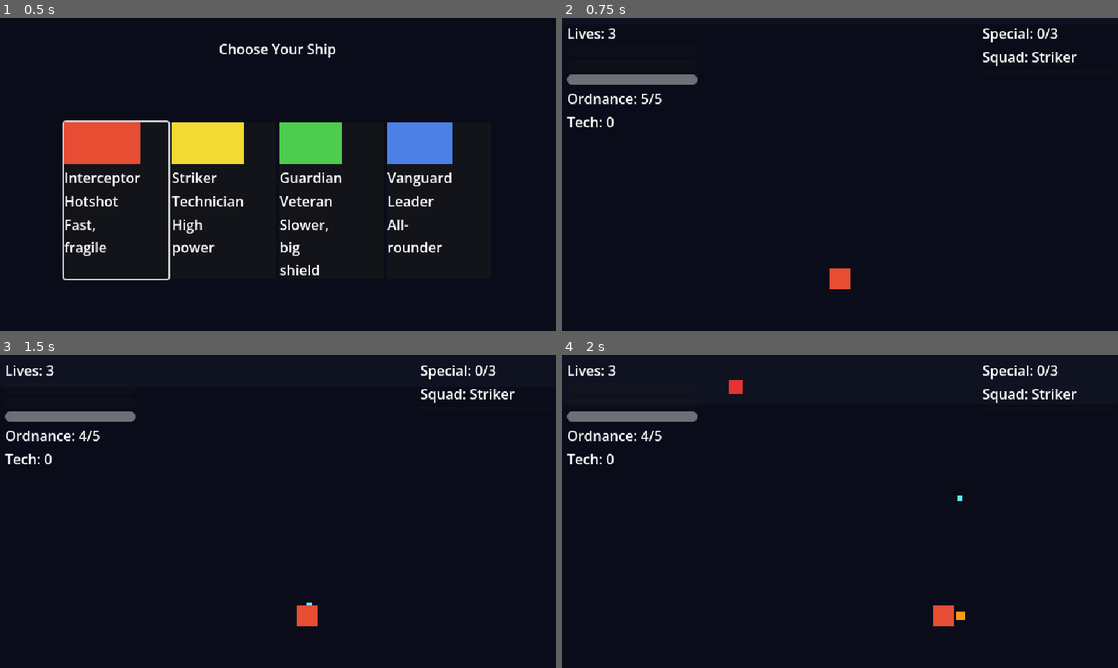
Above: before the commit, frames 1-4 (two rows, left to right).
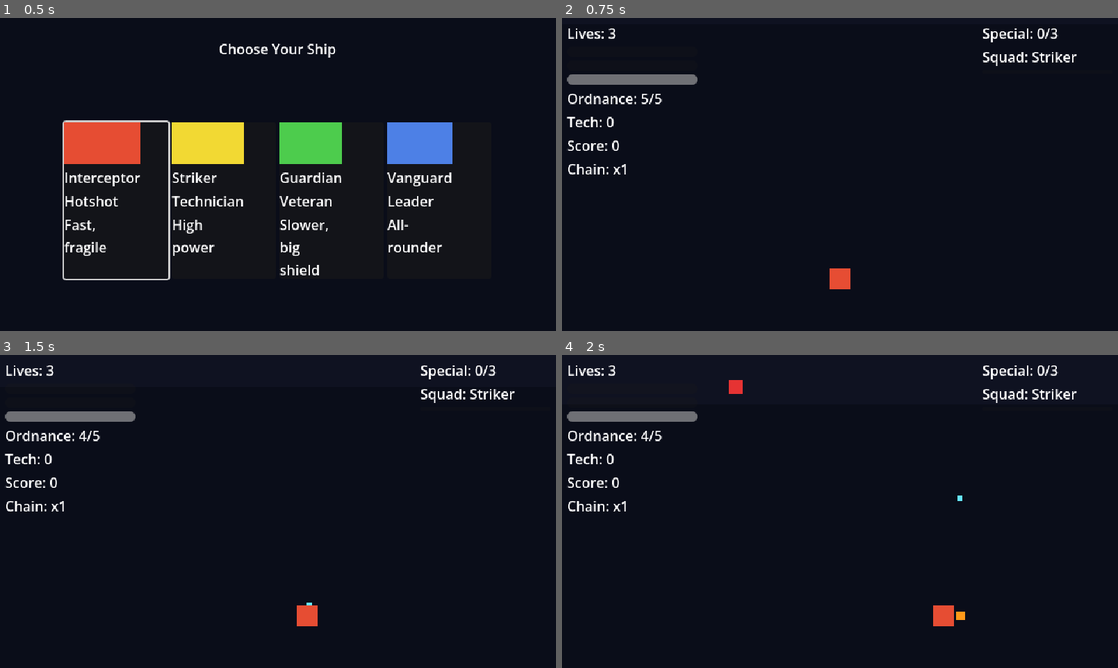
Above: after the commit, the same moments.

Repository: Funfetsunk/terra-intercept
Game: Godot game, scene res://scenes/menus/ship_select.tscn
The game is run twice, just before and just after one commit, with the same random seed, the same clock (stepped at 60 frames per second) and the same inputs.
Inputs (mouse positions are in pixels of both pictures, inside the frame that each line leads up to):
- Up to frame 1 (0.5 s): no input
- Up to frame 2 (0.75 s): click (678, 199) at 0.5 s
- Up to frame 3 (1.5 s): tap Enter (ui_accept) at 1.25 s; move the mouse to (400, 495) at 1.27 s; hold D (p1_move_right) from 1.28 s (still down); hold Space (p1_ordnance) from 1.28 s (still down); click (400, 495) at 1.42 s
- Up to frame 4 (2 s): keep holding D (p1_move_right); keep holding Space (p1_ordnance); tap Enter (ui_accept) at 1.52 s

Frame 1 is identical in both runs. In frame 2, 0.3% of the frame differs, in the area x 0-12%, y 39-50%; in frame 3, 0.3%; in frame 4, 0.3%.

Commit message:
Add score, kill-chain multiplier, and mission results screen
EnemyBase._die() now calls GameState.register_kill(data.score_value),
scaled by the current chain multiplier, mirroring the direct-call
pattern already used for tech drops. Chain climbs by 1 per kill
(capped at 5x) and resets to 1x the instant the player takes any
shield or hull hit (PlayerShip.take_hit()).

Boss._die() overrides the base to also call GameState.complete_mission()
after the normal death handling -- the boss is the vertical slice's
only "mission complete" signal for now. complete_mission() reads the
player's current hull/shield fraction and remaining lives to compute
completion/lives/hull/shield bonuses, derives a letter grade from the
total, and stashes it all in GameState.last_mission_results before
emitting mission_completed.

vertical_slice.gd listens for that signal and swaps to the new
results_screen.tscn, which reads last_mission_results the same way
ship_select.tscn already reads GameState.selected_ship. Its Continue
button reuses the p1_ordnance gamepad-confirm fix from ship_select.gd,
same reasoning: ui_accept alone isn't proven to fire from real
hardware. HUD gained live Score/Chain labels.

Not built: a persistent high-score table (needs milestone 3's
SaveManager) and a results/game-over flow for running out of lives
(design's "restart or return to hangar" choice) -- neither is in this
system's milestone text.

Co-Authored-By: Claude Sonnet 5 <noreply@anthropic.com>
Claude-Session: https://claude.ai/code/session_01Nh3aPMJzmkSArqwMqRdZHh

Diff:
--- a/scenes/bosses/boss.gd
+++ b/scenes/bosses/boss.gd
@@ -18,3 +18,7 @@
 		if _current_pattern != null:
 			_rng.seed = _current_pattern.rng_seed
 	return was_kill
+
+func _die() -> void:
+	super._die()
+	get_node("/root/GameState").complete_mission()
--- a/scenes/hud/hud.gd
+++ b/scenes/hud/hud.gd
@@ -9,6 +9,8 @@
 @onready var _squad_label: Label = $HUDRoot/RightPanel/SquadLabel
 @onready var _ordnance_label: Label = $HUDRoot/LeftPanel/OrdnanceLabel
 @onready var _tech_label: Label = $HUDRoot/LeftPanel/TechLabel
+@onready var _score_label: Label = $HUDRoot/LeftPanel/ScoreLabel
+@onready var _chain_label: Label = $HUDRoot/LeftPanel/ChainLabel
 
 var _game_state: Node = null
 
@@ -27,8 +29,12 @@
 	_game_state = get_node("/root/GameState")
 	_game_state.life_lost.connect(_on_life_lost)
 	_game_state.tech_changed.connect(_on_tech_changed)
+	_game_state.score_changed.connect(_on_score_changed)
+	_game_state.kill_chain_changed.connect(_on_kill_chain_changed)
 	_lives_label.text = "Lives: %d" % _game_state.lives_remaining
 	_tech_label.text = "Tech: %d" % _game_state.mission_tech
+	_score_label.text = "Score: %d" % _game_state.score
+	_chain_label.text = "Chain: x%d" % _game_state.kill_chain
 
 func _on_shield_changed(current: float, max_value: float) -> void:
 	_shield_bar.max_value = max_value
@@ -61,3 +67,9 @@
 
 func _on_tech_changed(current: int) -> void:
 	_tech_label.text = "Tech: %d" % current
+
+func _on_score_changed(current: int) -> void:
+	_score_label.text = "Score: %d" % current
+
+func _on_kill_chain_changed(multiplier: int) -> void:
+	_chain_label.text = "Chain: x%d" % multiplier
--- a/scenes/hud/hud.tscn
+++ b/scenes/hud/hud.tscn
@@ -46,6 +46,14 @@
 layout_mode = 2
 text = "Tech: 0"
 
+[node name="ScoreLabel" type="Label" parent="HUDRoot/LeftPanel" unique_id=2039780289]
+layout_mode = 2
+text = "Score: 0"
+
+[node name="ChainLabel" type="Label" parent="HUDRoot/LeftPanel" unique_id=1441619416]
+layout_mode = 2
+text = "Chain: x1"
+
 [node name="RightPanel" type="VBoxContainer" parent="HUDRoot" unique_id=83778539]
 layout_mode = 0
 offset_left = 484.0
--- a/scenes/levels/vertical_slice.gd
+++ b/scenes/levels/vertical_slice.gd
@@ -4,5 +4,10 @@
 @onready var _hud: CanvasLayer = $HUD
 
 func _ready() -> void:
-	get_node("/root/GameState").start_new_run()
+	var game_state: Node = get_node("/root/GameState")
+	game_state.start_new_run()
+	game_state.mission_completed.connect(_on_mission_completed)
 	_hud.bind_player(_player)
+
+func _on_mission_completed(_results: Dictionary) -> void:
+	get_tree().change_scene_to_file("res://scenes/menus/results_screen.tscn")
--- /dev/null
+++ b/scenes/menus/results_screen.gd
@@ -0,0 +1,22 @@
+extends Control
+
+@onready var _continue_button: Button = $ContinueButton
+@onready var _results_label: Label = $ResultsLabel
+
+func _ready() -> void:
+	var r: Dictionary = get_node("/root/GameState").last_mission_results
+	_results_label.text = "Score: %d\nCompletion: +%d\nLives: +%d\nHull: +%d\nShield: +%d\nTech: %d\n\nTotal: %d\nGrade: %s" % [
+		r.get("base_score", 0), r.get("completion_bonus", 0), r.get("lives_bonus", 0),
+		r.get("hull_bonus", 0), r.get("shield_bonus", 0), r.get("tech", 0),
+		r.get("total_score", 0), r.get("grade", "-"),
+	]
+	_continue_button.pressed.connect(_on_continue)
+	_continue_button.grab_focus()
+
+func _unhandled_input(event: InputEvent) -> void:
+	if event.is_action_pressed("p1_ordnance") and _continue_button.has_focus():
+		get_viewport().set_input_as_handled()
+		_on_continue()
+
+func _on_continue() -> void:
+	get_tree().change_scene_to_file("res://scenes/menus/ship_select.tscn")
--- /dev/null
+++ b/scenes/menus/results_screen.tscn
@@ -0,0 +1,42 @@
+[gd_scene format=3 uid="uid://c1kn0qwfulc1c"]
+
+[ext_resource type="Script" uid="uid://bj2ever8ip4q0" path="res://scenes/menus/results_screen.gd" id="1_cppup"]
+
+[node name="ResultsScreen" type="Control" unique_id=1594880899]
+layout_mode = 3
+anchors_preset = 0
+offset_right = 640.0
+offset_bottom = 360.0
+script = ExtResource("1_cppup")
+
+[node name="Backdrop" type="ColorRect" parent="." unique_id=1123388612]
+layout_mode = 0
+offset_right = 640.0
+offset_bottom = 360.0
+mouse_filter = 2
+color = Color(0.04, 0.05, 0.1, 1)
+
+[node name="TitleLabel" type="Label" parent="." unique_id=992348054]
+layout_mode = 0
+offset_top = 24.0
+offset_right = 640.0
+offset_bottom = 60.0
+text = "Mission Complete"
+horizontal_alignment = 1
+
+[node name="ResultsLabel" type="Label" parent="." unique_id=119960425]
+layout_mode = 0
+offset_left = 220.0
+offset_top = 80.0
+offset_right = 420.0
+offset_bottom = 300.0
+text = "Score: 0"
+horizontal_alignment = 1
+
+[node name="ContinueButton" type="Button" parent="." unique_id=1449946164]
+layout_mode = 0
+offset_left = 270.0
+offset_top = 330.0
+offset_right = 370.0
+offset_bottom = 356.0
+text = "Continue"
--- a/scenes/player/player_ship.gd
+++ b/scenes/player/player_ship.gd
@@ -149,6 +149,7 @@
 func take_hit(damage: float) -> void:
 	if _is_invincible():
 		return
+	_game_state.break_chain()
 	if shield_current > 0.0:
 		shield_current = max(0.0, shield_current - damage)
 		_shield_recharge_timer = data.shield_recharge_delay
--- a/scripts/autoload/game_state.gd
+++ b/scripts/autoload/game_state.gd
@@ -5,17 +5,34 @@
 signal weapon_level_dropped(new_level: int)
 signal weapon_level_changed(new_level: int)
 signal tech_changed(current: int)
+signal score_changed(current: int)
+signal kill_chain_changed(multiplier: int)
+signal mission_completed(results: Dictionary)
 
 @export var starting_lives: int = 3
 @export var max_weapon_level: int = 5
 @export var selected_ship: ShipData
 @export var ship_roster: Array[ShipData] = []
 @export var ordnance: OrdnanceData
+@export var chain_multiplier_max: int = 5
+@export var completion_bonus: int = 1000
+@export var life_bonus: int = 500
+@export var hull_bonus_max: int = 300
+@export var shield_bonus_max: int = 200
+@export var grade_s_score: int = 10000
+@export var grade_a_score: int = 7000
+@export var grade_b_score: int = 5000
+@export var grade_c_score: int = 3000
 
 var lives_remaining: int = 0
 var current_weapon_level: int = 1
 var ordnance_ammo: int = 0
 var mission_tech: int = 0
+var score: int = 0
+var kill_chain: int = 1
+var last_mission_results: Dictionary = {}
+
+var _player: Node = null
 
 func _ready() -> void:
 	lives_remaining = starting_lives
@@ -25,8 +42,11 @@
 	current_weapon_level = 1
 	ordnance_ammo = ordnance.starting_ammo if ordnance != null else 0
 	mission_tech = 0
+	score = 0
+	kill_chain = 1
 
 func register_player(player: Node) -> void:
+	_player = player
 	if player.has_signal("hull_depleted"):
 		player.hull_depleted.connect(_on_player_hull_depleted.bind(player))
 
@@ -52,3 +72,47 @@
 func collect_tech(amount: int) -> void:
 	mission_tech += amount
 	tech_changed.emit(mission_tech)
+
+func register_kill(base_score: int) -> void:
+	score += base_score * kill_chain
+	score_changed.emit(score)
+	kill_chain = min(chain_multiplier_max, kill_chain + 1)
+	kill_chain_changed.emit(kill_chain)
+
+func break_chain() -> void:
+	if kill_chain != 1:
+		kill_chain = 1
+		kill_chain_changed.emit(kill_chain)
+
+func complete_mission() -> void:
+	var hull_fraction: float = 0.0
+	var shield_fraction: float = 0.0
+	if _player != null:
+		hull_fraction = _player.hull_current / _player.data.hull_max
+		shield_fraction = _player.shield_current / _player.data.shield_max
+	var lives_bonus: int = lives_remaining * life_bonus
+	var hull_bonus: int = int(hull_fraction * hull_bonus_max)
+	var shield_bonus: int = int(shield_fraction * shield_bonus_max)
+	var total_score: int = score + completion_bonus + lives_bonus + hull_bonus + shield_bonus
+	last_mission_results = {
+		"base_score": score,
+		"completion_bonus": completion_bonus,
+		"lives_bonus": lives_bonus,
+		"hull_bonus": hull_bonus,
+		"shield_bonus": shield_bonus,
+		"tech": mission_tech,
+		"total_score": total_score,
+		"grade": _compute_grade(total_score),
+	}
+	mission_completed.emit(last_mission_results)
+
+func _compute_grade(total_score: int) -> String:
+	if total_score >= grade_s_score:
+		return "S"
+	if total_score >= grade_a_score:
+		return "A"
+	if total_score >= grade_b_score:
+		return "B"
+	if total_score >= grade_c_score:
+		return "C"
+	return "D"
--- a/scripts/enemies/enemy_base.gd
+++ b/scripts/enemies/enemy_base.gd
@@ -74,6 +74,7 @@
 
 func _die() -> void:
 	enemy_destroyed.emit(self, data.score_value)
+	get_node("/root/GameState").register_kill(data.score_value)
 	if data.alien_tech_drop > 0:
 		var drop: Node2D = ALIEN_TECH_DROP_SCENE.instantiate()
 		get_parent().call_deferred("add_child", drop)
Not shown, added: scenes/menus/results_screen.gd.uid
